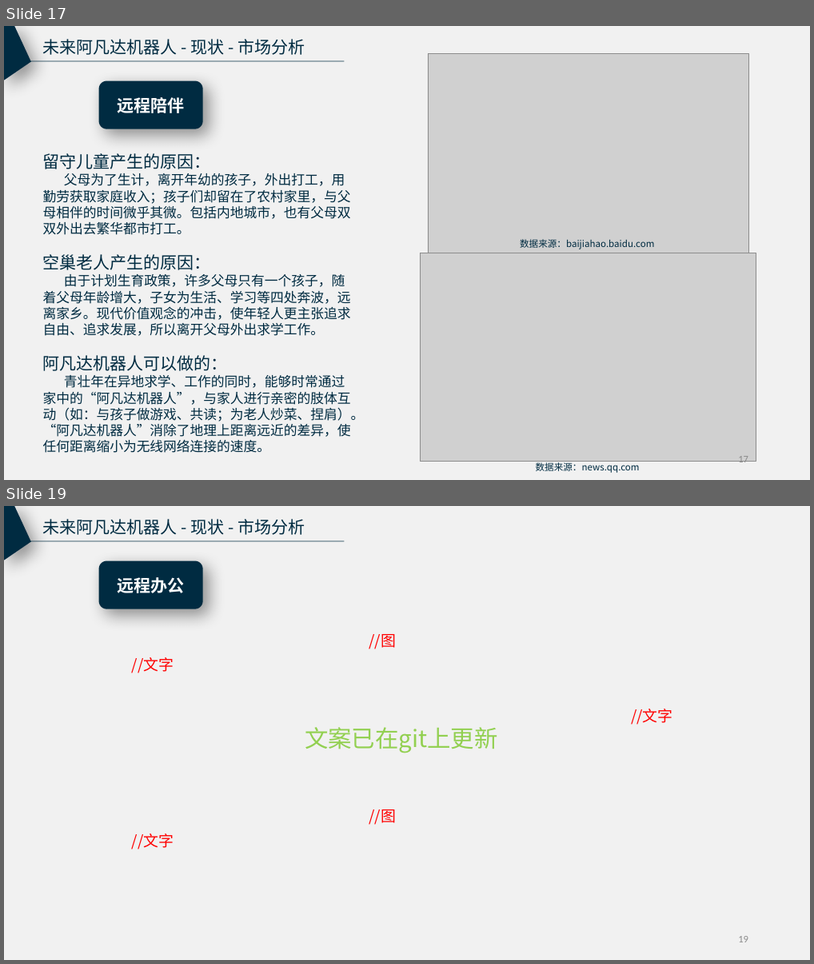
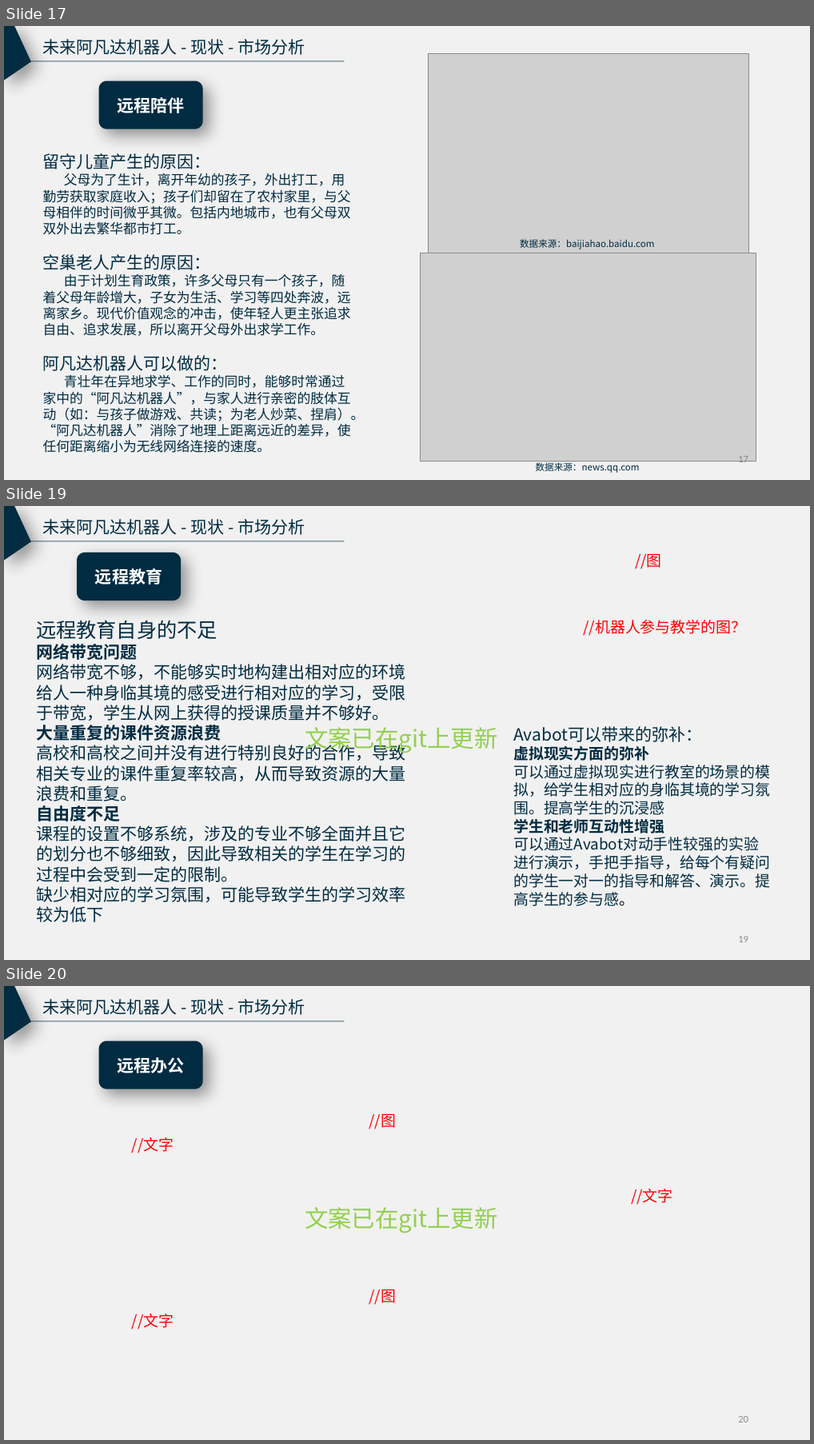
Before and after one commit to RunTimeError2/Avabot---Industry-Frontier, a slide deck: 未来阿凡达机器人_产业调研报告试验稿.pptx. Shown one above the other, each under a label of ours: slides 17 and 19 before the commit, slides 17, 19 and 20 after it; the slides between them are not shown. The pictures are 814x964 and 814x1444 pixels, drawn with LibreOffice and Linux fonts; fonts in the diff are those of the drawing; grey boxes stand for pictures. Boxes give left, top, right and bottom in pixels: in the first picture for what was removed or moved away, otherwise in the second. Text is boxed around its words. In the diff, an @@ line names an element or a change of style, - is before the commit and + after.

```diff
--- a/未来阿凡达机器人_产业调研报告试验稿.pptx
+++ b/未来阿凡达机器人_产业调研报告试验稿.pptx
@@ slide 19 added at bbox=[4, 506, 810, 960], background #F1F1F1 @@
@@ freeform shape added at bbox=[4, 506, 31, 560], fill #002B41 @@
@@ text added at bbox=[43, 519, 306, 535], 20 pt, text #002B41 @@
+未来阿凡达机器人 - 现状 - 市场分析
@@ line added from (18, 541) to (345, 541), #002B41 0.63 pt @@
@@ rounded rectangle added at bbox=[77, 552, 181, 601], fill #002B41, 20 pt, text #FFFFFF, bold @@
+远程教育
@@ text added at bbox=[635, 554, 662, 569], 18 pt, text #FF0000 @@
+//图
@@ text added at bbox=[36, 620, 406, 922], 20 pt, text #002B41 @@
+远程教育自身的不足
+网络带宽问题
+网络带宽不够，不能够实时地构建出相对应的环境给人一种身临其境的感受进行相对应的学习，受限于带宽，学生从网上获得的授课质量并不够好。
+大量重复的课件资源浪费
+高校和高校之间并没有进行特别良好的合作，导致相关专业的课件重复率较高，从而导致资源的大量浪费和重复。
+自由度不足
+课程的设置不够系统，涉及的专业不够全面并且它的划分也不够细致，因此导致相关的学生在学习的过程中会受到一定的限制。
+缺少相对应的学习氛围，可能导致学生的学习效率较为低下
@@ text added at bbox=[583, 620, 746, 636], 18 pt, text #FF0000 @@
+//机器人参与教学的图？
@@ text added at bbox=[305, 727, 498, 754], 28 pt, text #92D050 @@
+文案已在git上更新
@@ text added at bbox=[514, 726, 770, 906], 18 pt, text #002B41 @@
+Avabot可以带来的弥补：
+虚拟现实方面的弥补
+可以通过虚拟现实进行教室的场景的模拟，给学生相对应的身临其境的学习氛围。提高学生的沉浸感
+学生和老师互动性增强
+可以通过Avabot对动手性较强的实验进行演示，手把手指导，给每个有疑问的学生一对一的指导和解答、演示。提高学生的参与感。
@@ page number added at bbox=[738, 936, 749, 942], 12 pt, text #8C8C8C @@
+19
@@ what was slide 19 is now slide 20 @@
@@ page number at bbox=[738, 1416, 749, 1422]: text changed @@
-19
+20
```
Also in this commit, not shown: 1 slide changed, 1 other file.
